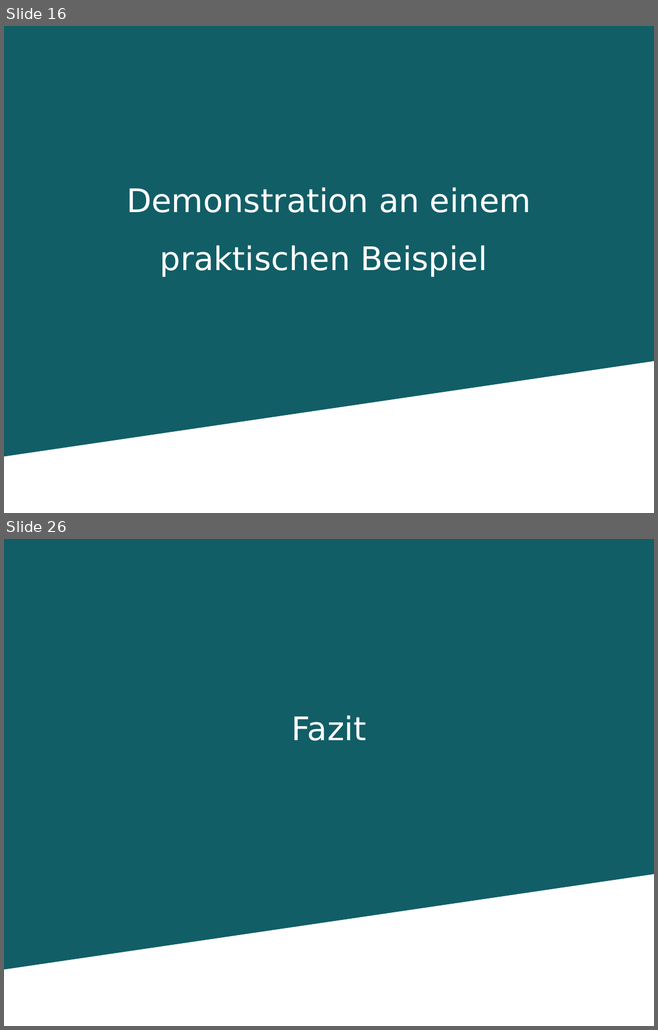
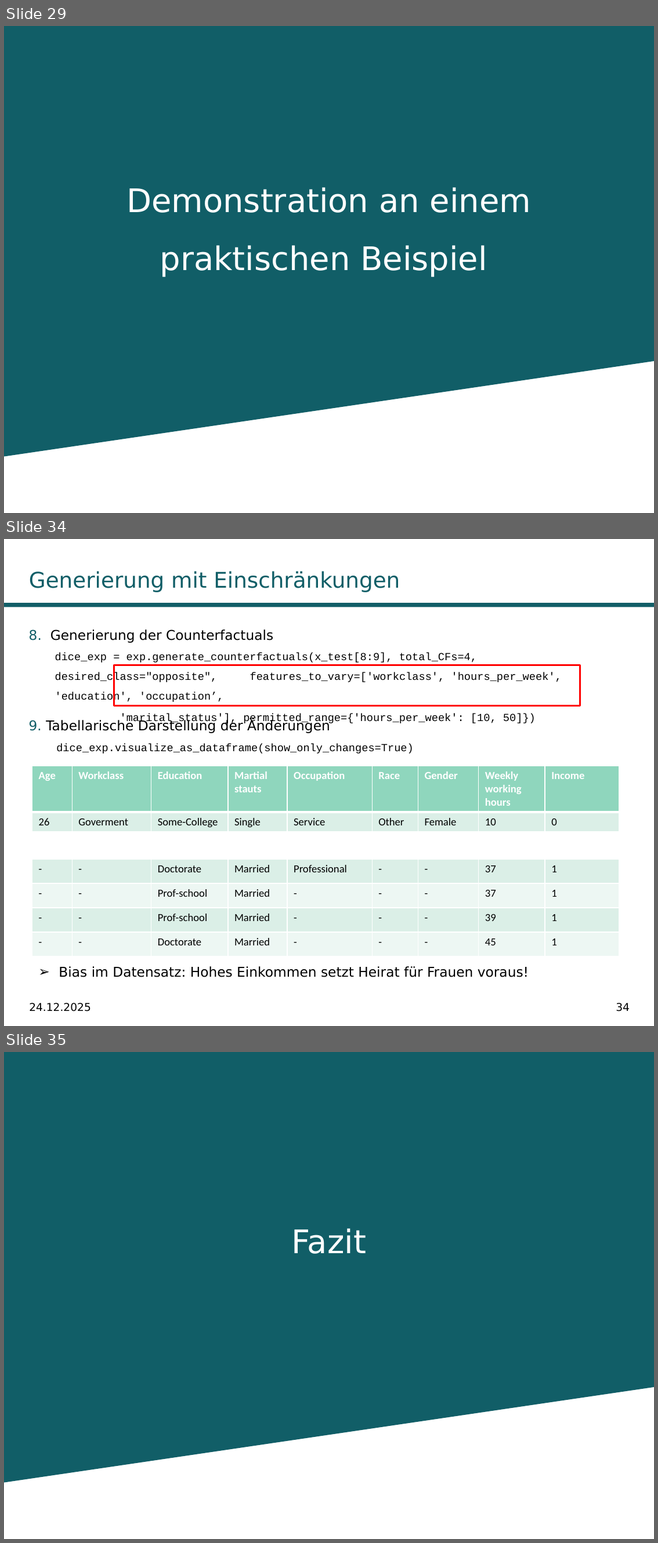
Before and after one commit to fabiw98/Seminar_DICE, a slide deck: Präsentation/DiCE_PowerPoint.potx. Shown one above the other, each under a label of ours: slides 16 and 26 before the commit, slides 29, 34 and 35 after it; the slides between them are not shown. The pictures are 658x1030 and 658x1543 pixels, drawn with LibreOffice and Linux fonts; fonts in the diff are those of the drawing; background and template pictures are left out. Boxes give left, top, right and bottom in pixels: in the first picture for what was removed or moved away, otherwise in the second. Text is boxed around its words. In the diff, an @@ line names an element or a change of style, - is before the commit and + after.

```diff
--- a/Präsentation/DiCE_PowerPoint.potx
+++ b/Präsentation/DiCE_PowerPoint.potx
@@ slide 34 added at [4, 539, 654, 1026], background #FFFFFF @@
@@ title added at [29, 571, 400, 592], 24 pt, text #115E67 @@
+Generierung mit Einschränkungen
@@ rectangle added at [4, 603, 654, 606], fill #115E67 @@
@@ text added at [29, 629, 273, 643], 15 pt, text #000000 @@
+8. Generierung der Counterfactuals
@@ text added at [55, 653, 561, 725], 12 pt, text #000000 @@
+dice_exp = exp.generate_counterfactuals(x_test[8:9], total_CFs=4, desired_class="opposite", features_to_vary=['workclass', 'hours_per_week', 'education', 'occupation’,
+'marital_status'], permitted_range={'hours_per_week': [10, 50]})
@@ rectangle added at [114, 665, 579, 706], outline #FF0000 2 pt @@
@@ text added at [29, 719, 330, 733], 15 pt, text #000000 @@
+9. Tabellarische Darstellung der Änderungen
@@ text added at [56, 744, 413, 754], 12 pt, text #000000 @@
+dice_exp.visualize_as_dataframe(show_only_changes=True)
@@ table added at [32, 766, 619, 843], 2 rows, 9 columns @@
+Age | Workclass | Education | Martial stauts | Occupation | Race | Gender | Weekly working hours | Income
+26 | Goverment | Some-College | Single | Service | Other | Female | 10 | 0
@@ table added at [32, 859, 619, 957], 4 rows, 9 columns @@
+- | - | Doctorate | Married | Professional | - | - | 37 | 1
+- | - | Prof-school | Married | - | - | - | 37 | 1
+- | - | Prof-school | Married | - | - | - | 39 | 1
+- | - | Doctorate | Married | - | - | - | 45 | 1
@@ text added at [59, 966, 528, 977], 15 pt, text #000000 @@
+➢ Bias im Datensatz: Hohes Einkommen setzt Heirat für Frauen voraus!
@@ text added at [29, 1003, 91, 1012], 12 pt, text #000000 @@
+24.12.2025
@@ page number added at [615, 1003, 629, 1012], 12 pt, text #000000 @@
+34
@@ what was slide 16 is now slide 29 @@
@@ what was slide 26 is now slide 35 @@
```
Also in this commit, not shown: 20 slides changed, 11 other slides added, 1 slide removed, 16 other files.
